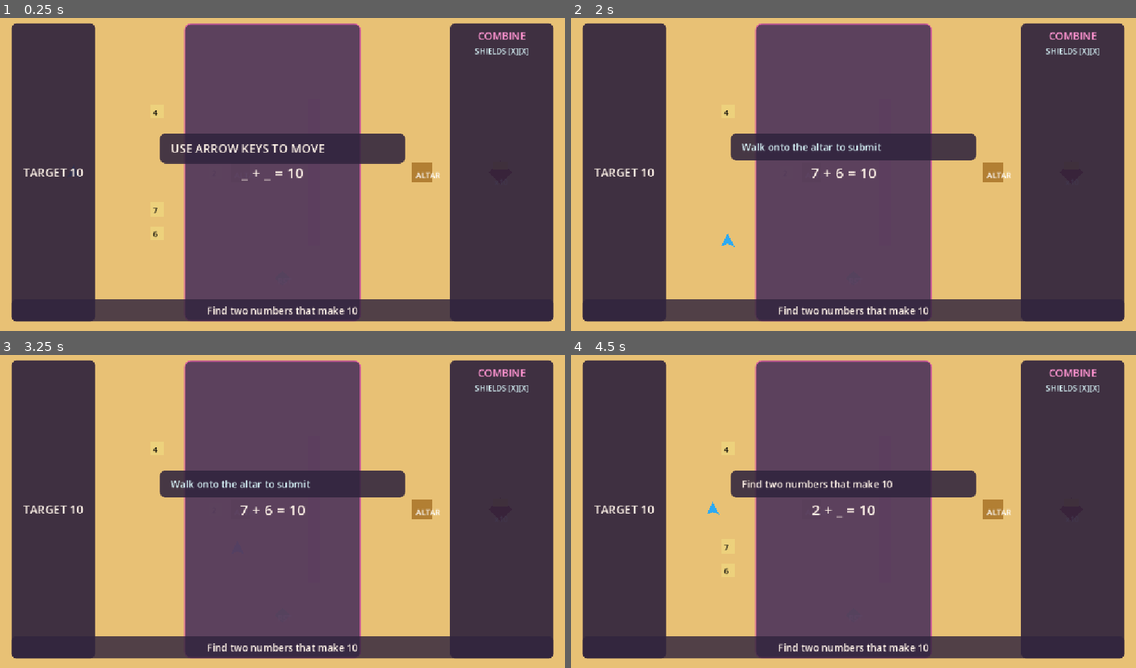
Above: before the commit, frames 1-4 (two rows, left to right).
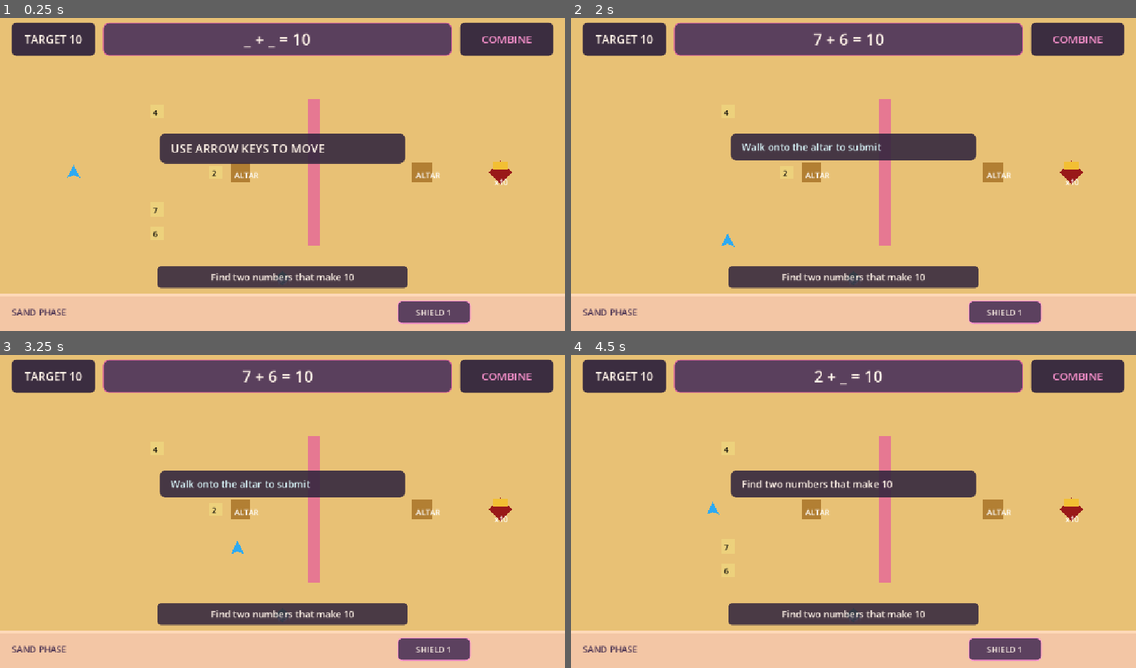
Above: after the commit, the same moments.

Repository: rinata-abdurakhimova/game-divers-slayy
Game: Godot game, scene res://scenes/main/Main.tscn
The game is run twice, just before and just after one commit, with the same random seed, the same clock (stepped at 60 frames per second) and the same inputs.
Inputs:
- Up to frame 1 (0.25 s): no input
- Up to frame 2 (2 s): tap Enter at 0.5 s; hold Right (move_right) 0.53-1.28 s; hold Space (action) 0.53-1.28 s; hold Down (move_down) from 1.28 s (still down); tap Space (action) at 1.35 s
- Up to frame 3 (3.25 s): release Down (move_down) at 2.03 s; hold Right (move_right) 2.03-2.78 s; hold Space (action) 2.03-2.78 s; hold Up (move_up) from 2.78 s (still down); tap Space (action) at 2.85 s
- Up to frame 4 (4.5 s): tap R (restart) at 3.5 s; release Up (move_up) at 3.53 s; hold Space (action) 3.53-4.28 s; hold Left (move_left) from 3.53 s (still down); tap Space (action) at 4.35 s

The runs differ from the first frame. In frame 1, 61% of the frame differs, in the area x 0-100%, y 1-100%; in frame 2, 62%; in frame 3, 62%; in frame 4, 62%.

Commit message:
feat: update HUD layout and enhance shield management logic

Diff:
--- a/scenes/ui/HUD.tscn
+++ b/scenes/ui/HUD.tscn
@@ -1,20 +1,20 @@
-[gd_scene load_steps=5 format=3]
+[gd_scene load_steps=7 format=3]
 
 [ext_resource type="Script" path="res://scripts/ui/HUD.gd" id="1_hud"]
 
 [sub_resource type="StyleBoxFlat" id="StyleBox_panel"]
-bg_color = Color(0.188, 0.141, 0.239, 0.92)
+bg_color = Color(0.188, 0.141, 0.239, 0.94)
 corner_radius_top_left = 10
 corner_radius_top_right = 10
 corner_radius_bottom_right = 10
 corner_radius_bottom_left = 10
 content_margin_left = 16.0
-content_margin_top = 10.0
+content_margin_top = 8.0
 content_margin_right = 16.0
-content_margin_bottom = 10.0
+content_margin_bottom = 8.0
 
 [sub_resource type="StyleBoxFlat" id="StyleBox_equation"]
-bg_color = Color(0.337, 0.235, 0.361, 0.96)
+bg_color = Color(0.337, 0.235, 0.361, 0.97)
 border_width_left = 2
 border_width_top = 2
 border_width_right = 2
@@ -24,20 +24,52 @@
 corner_radius_top_right = 12
 corner_radius_bottom_right = 12
 corner_radius_bottom_left = 12
-content_margin_left = 24.0
-content_margin_top = 10.0
-content_margin_right = 24.0
-content_margin_bottom = 10.0
+content_margin_left = 28.0
+content_margin_top = 8.0
+content_margin_right = 28.0
+content_margin_bottom = 8.0
 
 [sub_resource type="StyleBoxFlat" id="StyleBox_hint"]
-bg_color = Color(0.188, 0.141, 0.239, 0.82)
+bg_color = Color(0.188, 0.141, 0.239, 0.86)
 corner_radius_top_left = 8
 corner_radius_top_right = 8
 corner_radius_bottom_right = 8
 corner_radius_bottom_left = 8
 content_margin_left = 18.0
-content_margin_top = 8.0
+content_margin_top = 7.0
 content_margin_right = 18.0
+content_margin_bottom = 7.0
+
+[sub_resource type="StyleBoxFlat" id="StyleBox_shield_active"]
+bg_color = Color(0.337, 0.235, 0.361, 0.96)
+border_width_left = 2
+border_width_top = 2
+border_width_right = 2
+border_width_bottom = 2
+border_color = Color(1, 0.58, 0.82, 1)
+corner_radius_top_left = 10
+corner_radius_top_right = 10
+corner_radius_bottom_right = 10
+corner_radius_bottom_left = 10
+content_margin_left = 14.0
+content_margin_top = 8.0
+content_margin_right = 14.0
+content_margin_bottom = 8.0
+
+[sub_resource type="StyleBoxFlat" id="StyleBox_shield_cleared"]
+bg_color = Color(0.188, 0.141, 0.239, 0.72)
+border_width_left = 1
+border_width_top = 1
+border_width_right = 1
+border_width_bottom = 1
+border_color = Color(0.867, 0.984, 1, 0.55)
+corner_radius_top_left = 10
+corner_radius_top_right = 10
+corner_radius_bottom_right = 10
+corner_radius_bottom_left = 10
+content_margin_left = 14.0
+content_margin_top = 8.0
+content_margin_right = 14.0
 content_margin_bottom = 8.0
 
 [node name="HUD" type="Control"]
@@ -50,91 +82,178 @@
 mouse_filter = 2
 script = ExtResource("1_hud")
 
-[node name="SafeMargin" type="MarginContainer" parent="."]
+[node name="TopSafeMargin" type="MarginContainer" parent="."]
+layout_mode = 1
+anchors_preset = 10
+anchor_right = 1.0
+offset_left = 24.0
+offset_top = 18.0
+offset_right = -24.0
+offset_bottom = 86.0
+grow_horizontal = 2
+mouse_filter = 2
+
+[node name="TopRow" type="HBoxContainer" parent="TopSafeMargin"]
+layout_mode = 2
+theme_override_constants/separation = 16
+
+[node name="TargetPanel" type="PanelContainer" parent="TopSafeMargin/TopRow"]
+custom_minimum_size = Vector2(170, 58)
+layout_mode = 2
+theme_override_styles/panel = SubResource("StyleBox_panel")
+
+[node name="TargetLabel" type="Label" parent="TopSafeMargin/TopRow/TargetPanel"]
+unique_name_in_owner = true
+layout_mode = 2
+theme_override_colors/font_color = Color(1, 0.953, 0.91, 1)
+theme_override_font_sizes/font_size = 23
+text = "TARGET 10"
+horizontal_alignment = 1
+vertical_alignment = 1
+
+[node name="EquationPanel" type="PanelContainer" parent="TopSafeMargin/TopRow"]
+custom_minimum_size = Vector2(430, 64)
+layout_mode = 2
+size_flags_horizontal = 3
+theme_override_styles/panel = SubResource("StyleBox_equation")
+
+[node name="EquationLabel" type="Label" parent="TopSafeMargin/TopRow/EquationPanel"]
+unique_name_in_owner = true
+layout_mode = 2
+theme_override_colors/font_color = Color(1, 0.953, 0.91, 1)
+theme_override_font_sizes/font_size = 32
+text = "_ + _ = 10"
+horizontal_alignment = 1
+vertical_alignment = 1
+
+[node name="RulePanel" type="PanelContainer" parent="TopSafeMargin/TopRow"]
+custom_minimum_size = Vector2(190, 58)
+layout_mode = 2
+theme_override_styles/panel = SubResource("StyleBox_panel")
+
+[node name="RuleLabel" type="Label" parent="TopSafeMargin/TopRow/RulePanel"]
+unique_name_in_owner = true
+layout_mode = 2
+theme_override_colors/font_color = Color(1, 0.58, 0.82, 1)
+theme_override_font_sizes/font_size = 22
+text = "COMBINE"
+horizontal_alignment = 1
+vertical_alignment = 1
+
+[node name="HintPanel" type="PanelContainer" parent="."]
+layout_mode = 1
+anchors_preset = 7
+anchor_left = 0.5
+anchor_top = 1.0
+anchor_right = 0.5
+anchor_bottom = 1.0
+offset_left = -255.0
+offset_top = -132.0
+offset_right = 255.0
+offset_bottom = -88.0
+grow_horizontal = 2
+grow_vertical = 0
+mouse_filter = 2
+theme_override_styles/panel = SubResource("StyleBox_hint")
+
+[node name="HintLabel" type="Label" parent="HintPanel"]
+unique_name_in_owner = true
+layout_mode = 2
+theme_override_colors/font_color = Color(1, 0.953, 0.91, 1)
+theme_override_font_sizes/font_size = 19
+text = "Find two numbers that make 10"
+horizontal_alignment = 1
+vertical_alignment = 1
+
+[node name="PhaseStage" type="Control" parent="."]
+unique_name_in_owner = true
+layout_mode = 1
+anchors_preset = 12
+anchor_right = 1.0
+anchor_bottom = 1.0
+offset_top = -76.0
+grow_horizontal = 2
+grow_vertical = 0
+mouse_filter = 2
+
+[node name="PhaseBackground" type="ColorRect" parent="PhaseStage"]
+unique_name_in_owner = true
 layout_mode = 1
 anchors_preset = 15
 anchor_right = 1.0
 anchor_bottom = 1.0
+grow_horizontal = 2
+grow_vertical = 2
+mouse_filter = 2
+color = Color(0.953, 0.776, 0.647, 0.98)
+
+[node name="PhaseHighlight" type="ColorRect" parent="PhaseStage"]
+unique_name_in_owner = true
+layout_mode = 1
+anchors_preset = 10
+anchor_right = 1.0
+offset_bottom = 5.0
+grow_horizontal = 2
+mouse_filter = 2
+color = Color(1, 0.851, 0.722, 1)
+
+[node name="StageLabel" type="Label" parent="PhaseStage"]
+unique_name_in_owner = true
+layout_mode = 1
+anchors_preset = 4
+anchor_top = 0.5
+anchor_bottom = 0.5
 offset_left = 24.0
-offset_top = 20.0
+offset_top = -14.0
+offset_right = 190.0
+offset_bottom = 14.0
+grow_vertical = 2
+theme_override_colors/font_color = Color(0.302, 0.208, 0.329, 1)
+theme_override_font_sizes/font_size = 18
+text = "SAND PHASE"
+vertical_alignment = 1
+
+[node name="ShieldRow" type="HBoxContainer" parent="PhaseStage"]
+layout_mode = 1
+anchors_preset = 6
+anchor_left = 1.0
+anchor_top = 0.5
+anchor_right = 1.0
+anchor_bottom = 0.5
+offset_left = -342.0
+offset_top = -24.0
 offset_right = -24.0
-offset_bottom = -20.0
-grow_horizontal = 2
-grow_vertical = 2
-
-[node name="TopRow" type="HBoxContainer" parent="SafeMargin"]
-layout_mode = 2
-alignment = 1
-
-[node name="TargetPanel" type="PanelContainer" parent="SafeMargin/TopRow"]
-custom_minimum_size = Vector2(170, 54)
-layout_mode = 2
-theme_override_styles/panel = SubResource("StyleBox_panel")
-
-[node name="TargetLabel" type="Label" parent="SafeMargin/TopRow/TargetPanel"]
-unique_name_in_owner = true
-layout_mode = 2
-theme_override_colors/font_color = Color(1, 0.953, 0.91, 1)
-theme_override_font_sizes/font_size = 24
-text = "TARGET 10"
-horizontal_alignment = 1
-vertical_alignment = 1
-
-[node name="LeftSpacer" type="Control" parent="SafeMargin/TopRow"]
-layout_mode = 2
-size_flags_horizontal = 3
-
-[node name="EquationPanel" type="PanelContainer" parent="SafeMargin/TopRow"]
-custom_minimum_size = Vector2(360, 62)
-layout_mode = 2
-theme_override_styles/panel = SubResource("StyleBox_equation")
-
-[node name="EquationLabel" type="Label" parent="SafeMargin/TopRow/EquationPanel"]
-unique_name_in_owner = true
-layout_mode = 2
-theme_override_colors/font_color = Color(1, 0.953, 0.91, 1)
-theme_override_font_sizes/font_size = 30
-text = "_ + _ = 10"
-horizontal_alignment = 1
-vertical_alignment = 1
-
-[node name="RightSpacer" type="Control" parent="SafeMargin/TopRow"]
-layout_mode = 2
-size_flags_horizontal = 3
-
-[node name="RulePanel" type="PanelContainer" parent="SafeMargin/TopRow"]
-custom_minimum_size = Vector2(210, 54)
-layout_mode = 2
-theme_override_styles/panel = SubResource("StyleBox_panel")
-
-[node name="RuleColumn" type="VBoxContainer" parent="SafeMargin/TopRow/RulePanel"]
-layout_mode = 2
-
-[node name="RuleLabel" type="Label" parent="SafeMargin/TopRow/RulePanel/RuleColumn"]
-unique_name_in_owner = true
-layout_mode = 2
-theme_override_colors/font_color = Color(1, 0.58, 0.82, 1)
-theme_override_font_sizes/font_size = 21
-text = "COMBINE"
-horizontal_alignment = 1
-
-[node name="ShieldLabel" type="Label" parent="SafeMargin/TopRow/RulePanel/RuleColumn"]
-unique_name_in_owner = true
-layout_mode = 2
-theme_override_colors/font_color = Color(0.867, 0.984, 1, 1)
-theme_override_font_sizes/font_size = 16
-text = "SHIELDS [X][X]"
-horizontal_alignment = 1
-
-[node name="HintPanel" type="PanelContainer" parent="SafeMargin"]
-layout_mode = 2
-size_flags_vertical = 8
-theme_override_styles/panel = SubResource("StyleBox_hint")
-
-[node name="HintLabel" type="Label" parent="SafeMargin/HintPanel"]
-unique_name_in_owner = true
-layout_mode = 2
-theme_override_colors/font_color = Color(1, 0.953, 0.91, 1)
-theme_override_font_sizes/font_size = 20
-text = "Find two numbers that make 10"
-horizontal_alignment = 1
+offset_bottom = 24.0
+grow_horizontal = 0
+grow_vertical = 2
+theme_override_constants/separation = 10
+
+[node name="ShieldOne" type="PanelContainer" parent="PhaseStage/ShieldRow"]
+unique_name_in_owner = true
+custom_minimum_size = Vector2(150, 48)
+layout_mode = 2
+theme_override_styles/panel = SubResource("StyleBox_shield_active")
+
+[node name="ShieldOneLabel" type="Label" parent="PhaseStage/ShieldRow/ShieldOne"]
+unique_name_in_owner = true
+layout_mode = 2
+theme_override_colors/font_color = Color(1, 0.953, 0.91, 1)
+theme_override_font_sizes/font_size = 17
+text = "SHIELD 1"
+horizontal_alignment = 1
+vertical_alignment = 1
+
+[node name="ShieldTwo" type="PanelContainer" parent="PhaseStage/ShieldRow"]
+unique_name_in_owner = true
+visible = false
+custom_minimum_size = Vector2(150, 48)
+layout_mode = 2
+theme_override_styles/panel = SubResource("StyleBox_shield_active")
+
+[node name="ShieldTwoLabel" type="Label" parent="PhaseStage/ShieldRow/ShieldTwo"]
+layout_mode = 2
+theme_override_colors/font_color = Color(1, 0.953, 0.91, 1)
+theme_override_font_sizes/font_size = 17
+text = "SHIELD 2"
+horizontal_alignment = 1
+vertical_alignment = 1
--- a/scripts/ui/HUD.gd
+++ b/scripts/ui/HUD.gd
@@ -3,8 +3,14 @@
 @onready var target_label: Label = %TargetLabel
 @onready var equation_label: Label = %EquationLabel
 @onready var rule_label: Label = %RuleLabel
-@onready var shield_label: Label = %ShieldLabel
 @onready var hint_label: Label = %HintLabel
+@onready var phase_stage: Control = %PhaseStage
+@onready var phase_background: ColorRect = %PhaseBackground
+@onready var phase_highlight: ColorRect = %PhaseHighlight
+@onready var stage_label: Label = %StageLabel
+@onready var shield_one: PanelContainer = %ShieldOne
+@onready var shield_two: PanelContainer = %ShieldTwo
+@onready var shield_one_label: Label = %ShieldOneLabel
 
 var _feedback_tween: Tween
 
@@ -40,26 +46,48 @@
 func _on_phase_changed(new_phase: GameRules.Phase) -> void:
 	match new_phase:
 		GameRules.Phase.LAND:
+			phase_stage.show()
+			_set_stage_colors(Color("#F3C6A5"), Color("#FFD9B8"))
+			stage_label.text = "SAND PHASE"
 			rule_label.text = "COMBINE"
 			hint_label.text = "Find two numbers that make 10"
 		GameRules.Phase.TRANSITION:
+			phase_stage.show()
+			_set_stage_colors(Color("#D98BC8"), Color("#FFDCF6"))
+			stage_label.text = "TIDE RISING"
 			rule_label.text = "CHANGING..."
 			hint_label.text = "The tide is changing the rule"
 		GameRules.Phase.WATER:
+			phase_stage.show()
+			_set_stage_colors(Color("#E78DD2"), Color("#FFDCF6"))
+			stage_label.text = "PINK WATER PHASE"
 			rule_label.text = "SPLIT"
 			hint_label.text = "First number minus second number"
 		GameRules.Phase.COMPLETE:
+			phase_stage.hide()
 			rule_label.text = "COMPLETE"
 			hint_label.text = "Guardian 10 defeated"
 
 
 func _on_shield_changed(remaining: int) -> void:
-	var filled: int = clampi(remaining, 0, GameRules.LEVEL_01_STARTING_SHIELDS)
-	var empty: int = GameRules.LEVEL_01_STARTING_SHIELDS - filled
-	shield_label.text = "SHIELDS %s%s" % [
-		"[X]".repeat(filled),
-		"[ ]".repeat(empty),
-	]
+	if remaining >= GameRules.LEVEL_01_STARTING_SHIELDS:
+		shield_one.show()
+		shield_one_label.text = "SHIELD 1"
+		shield_one.modulate = Color.WHITE
+		shield_two.hide()
+	elif remaining == 1:
+		shield_one.show()
+		shield_one_label.text = "SHIELD 1 CLEARED"
+		shield_one.modulate = Color(1.0, 1.0, 1.0, 0.62)
+		shield_two.show()
+	else:
+		shield_one.hide()
+		shield_two.hide()
+
+
+func _set_stage_colors(background_color: Color, highlight_color: Color) -> void:
+	phase_background.color = background_color
+	phase_highlight.color = highlight_color
 
 
 func _on_equation_submitted(correct: bool) -> void:
